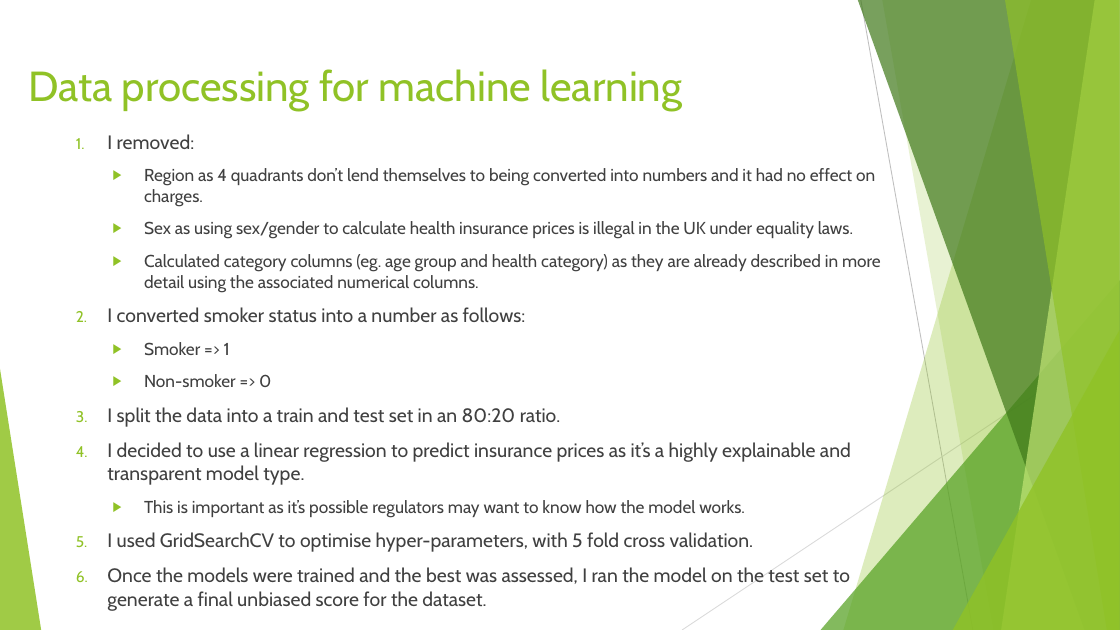
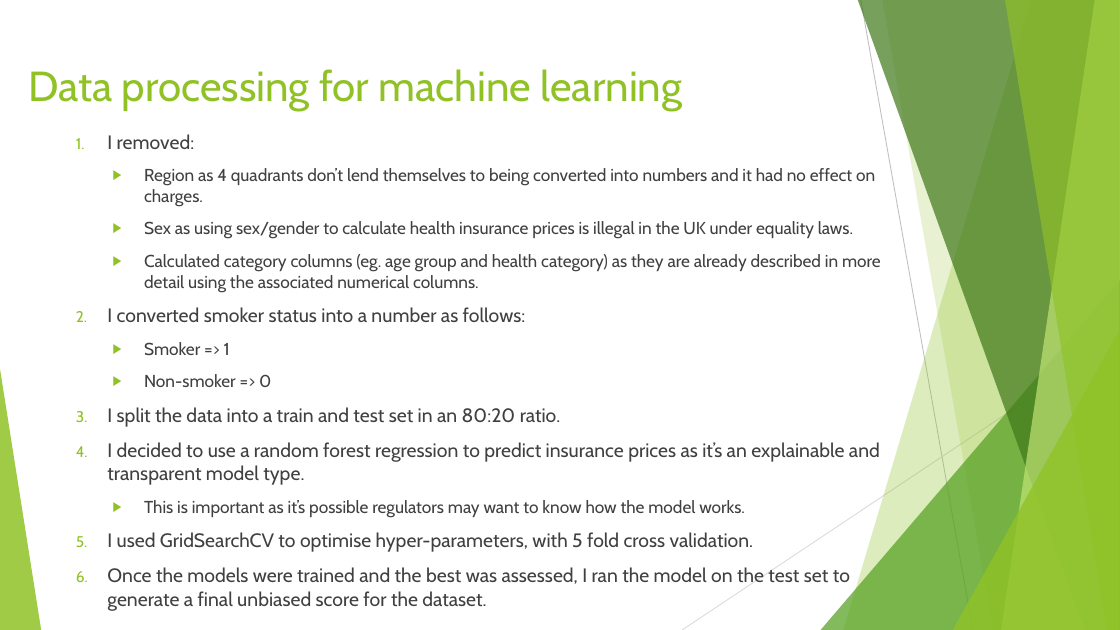
Before and after one commit to PointyH/Insuranceapp, a slide deck: slide 10 of Insurance charges analysis.pptx. Drawn at 1120x630 pixels with LibreOffice and Linux fonts; fonts in the diff are those of the drawing. Boxes give left, top, right and bottom in pixels: in the first picture for what was removed or moved away, otherwise in the second. Text is boxed around its words. In the diff, an @@ line names an element or a change of style, - is before the commit and + after.

```diff
--- a/Insurance charges analysis.pptx
+++ b/Insurance charges analysis.pptx
@@ text at (107,442,880,485): text changed @@
-4. I decided to use a linear regression to predict insurance prices as it’s a highly explainable and transparent model type.
+4. I decided to use a random forest regression to predict insurance prices as it’s an explainable and transparent model type.
```
Also in this commit, not shown: 3 other slides changed.
